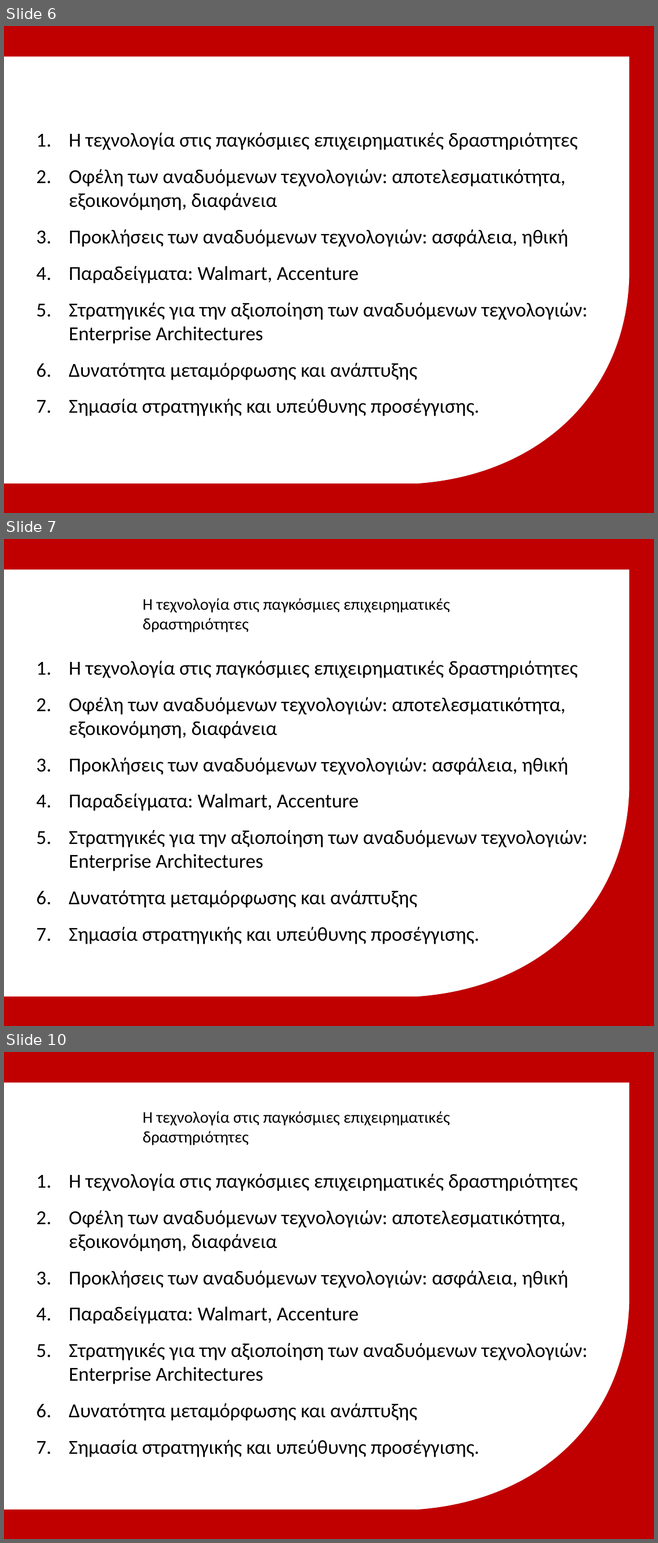
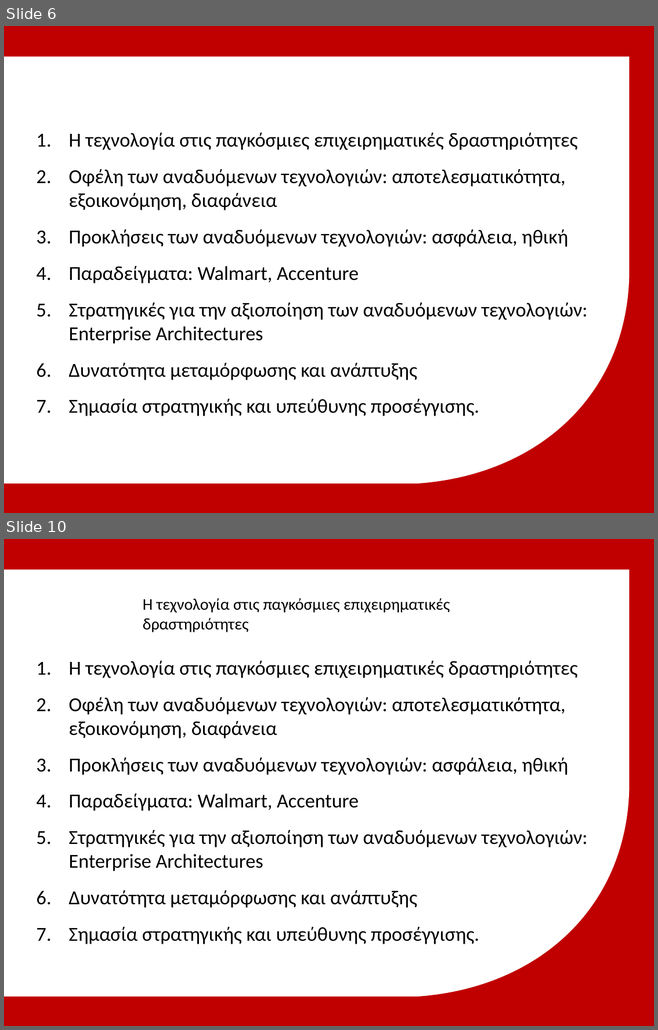
Before and after one commit to michailmarkou1995/MBA, a slide deck: Spiritual Wellbeing IV Professional Development and Applied Research/Μητροπολιτικό Κολλέγιο_ΣΕΚΦ[Μιχαηλ Μαρκου] IT in Global Business.pptx. Shown one above the other, each under a label of ours: slides 6, 7 and 10 before the commit, slides 6 and 10 after it; the slides between them are not shown. The pictures are 658x1543 and 658x1030 pixels, drawn with LibreOffice and Linux fonts; fonts in the diff are those of the drawing; background and template pictures are left out. Boxes give left, top, right and bottom in pixels: in the first picture for what was removed or moved away, otherwise in the second. Text is boxed around its words. In the diff, an @@ line names an element or a change of style, - is before the commit and + after.

```diff
--- a/Spiritual Wellbeing IV Professional Development and Applied Research/Μητροπολιτικό Κολλέγιο_ΣΕΚΦ[Μιχαηλ Μαρκου] IT in Global Business.pptx
+++ b/Spiritual Wellbeing IV Professional Development and Applied Research/Μητροπολιτικό Κολλέγιο_ΣΕΚΦ[Μιχαηλ Μαρκου] IT in Global Business.pptx
@@ slide 7 removed at (4,539,654,1026), background #C00000; not listed: 1 template element that a slide beside it also shows @@
@@ text removed at (143,598,449,632) @@
-Η τεχνολογία στις παγκόσμιες επιχειρηματικές δραστηριότητες
@@ text removed at (69,661,587,944) @@
-1. Η τεχνολογία στις παγκόσμιες επιχειρηματικές δραστηριότητες
-2. Οφέλη των αναδυόμενων τεχνολογιών: αποτελεσματικότητα, εξοικονόμηση, διαφάνεια
-3. Προκλήσεις των αναδυόμενων τεχνολογιών: ασφάλεια, ηθική
-4. Παραδείγματα: Walmart, Accenture
-5. Στρατηγικές για την αξιοποίηση των αναδυόμενων τεχνολογιών: Enterprise Architectures
-6. Δυνατότητα μεταμόρφωσης και ανάπτυξης
-7. Σημασία στρατηγικής και υπεύθυνης προσέγγισης.
```
Also in this commit, not shown: 1 slide changed, 2 slides added, 1 other slide removed.
